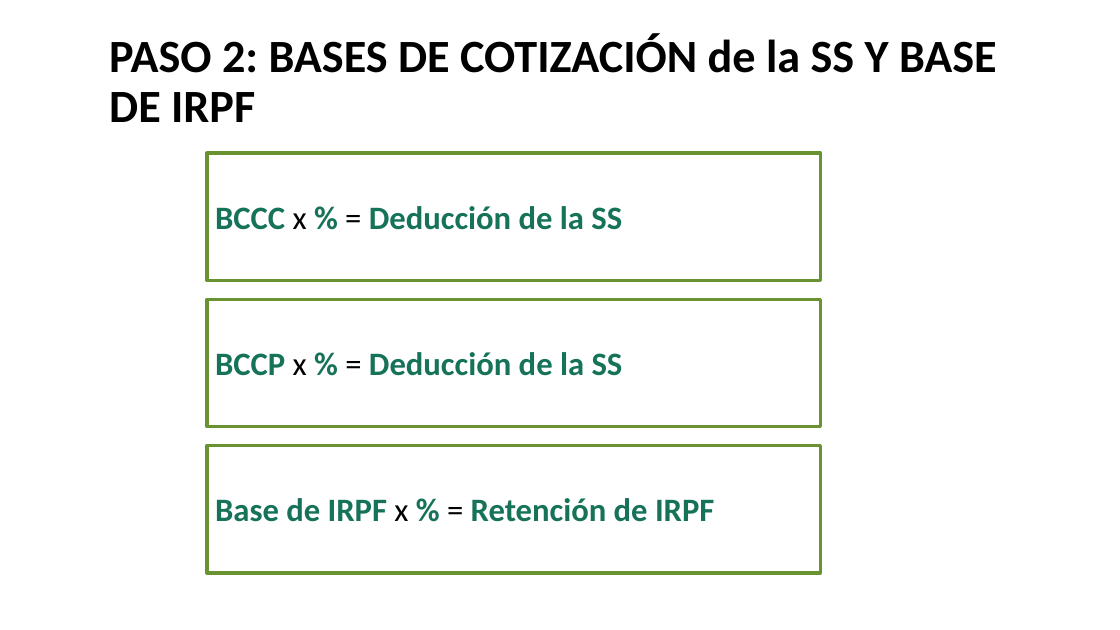
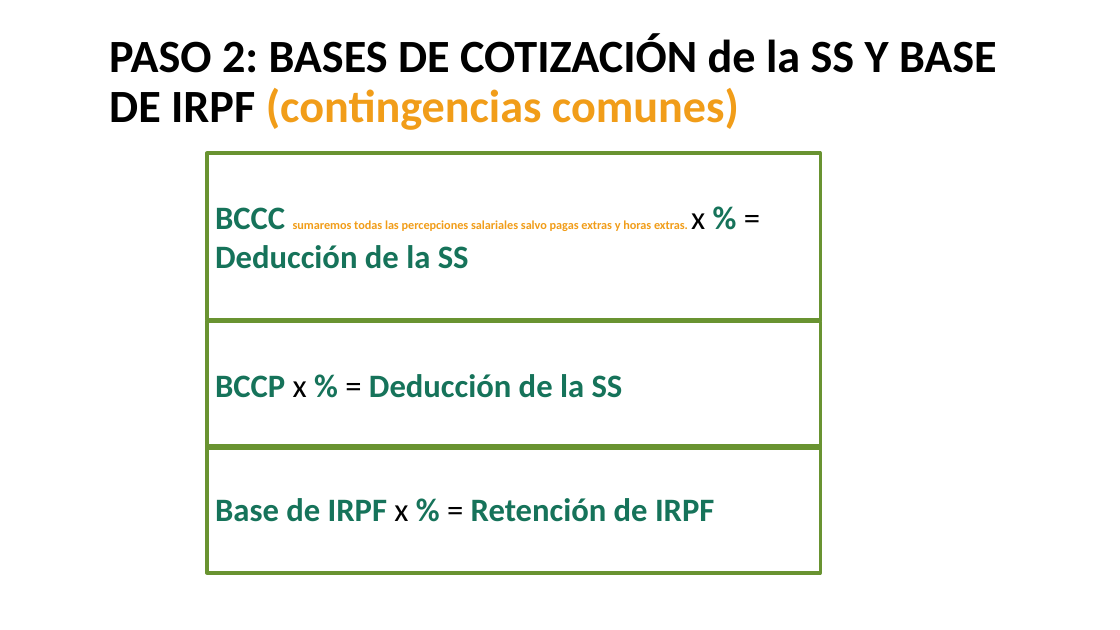
Before and after one commit to DiMaPaGa/daw1, a slide deck: slide 6 of PROGRAMACION/FOL/Tema 4 La nómina 2023.pptx. Drawn at 1120x630 pixels with LibreOffice and Linux fonts; fonts in the diff are those of the drawing. Boxes give left, top, right and bottom in pixels: in the first picture for what was removed or moved away, otherwise in the second. Text is boxed around its words. In the diff, an @@ line names an element or a change of style, - is before the commit and + after.

```diff
--- a/PROGRAMACION/FOL/Tema 4 La nómina 2023.pptx
+++ b/PROGRAMACION/FOL/Tema 4 La nómina 2023.pptx
@@ title at (109, 33, 997, 130): text changed @@
-PASO 2: BASES DE COTIZACIÓN de la SS Y BASE DE IRPF
+PASO 2: BASES DE COTIZACIÓN de la SS Y BASE DE IRPF (contingencias comunes)
@@ rectangle "BCCC sumaremos todas las percepciones ...": place and size @@
-rectangle "BCCC sumaremos todas las percepciones ..." at (207, 153, 820, 280)
+rectangle "BCCC sumaremos todas las percepciones ..." at (207, 153, 820, 320)
@@ text in rectangle at (215, 207, 705, 231): text changed; size 28 to 10.5 pt; text colour #16745A to #F19D19 @@
-BCCC x % = Deducción de la SS
+BCCC sumaremos todas las percepciones salariales salvo pagas extras y horas extras. x % = Deducción de la SS
@@ rectangle "BCCP x % = Deducción ...": place and size @@
-rectangle "BCCP x % = Deducción ..." at (207, 299, 820, 426)
+rectangle "BCCP x % = Deducción ..." at (207, 322, 820, 449)
```
Also in this commit, not shown: 5 other slides changed, 2 slides added, 30 other files.
